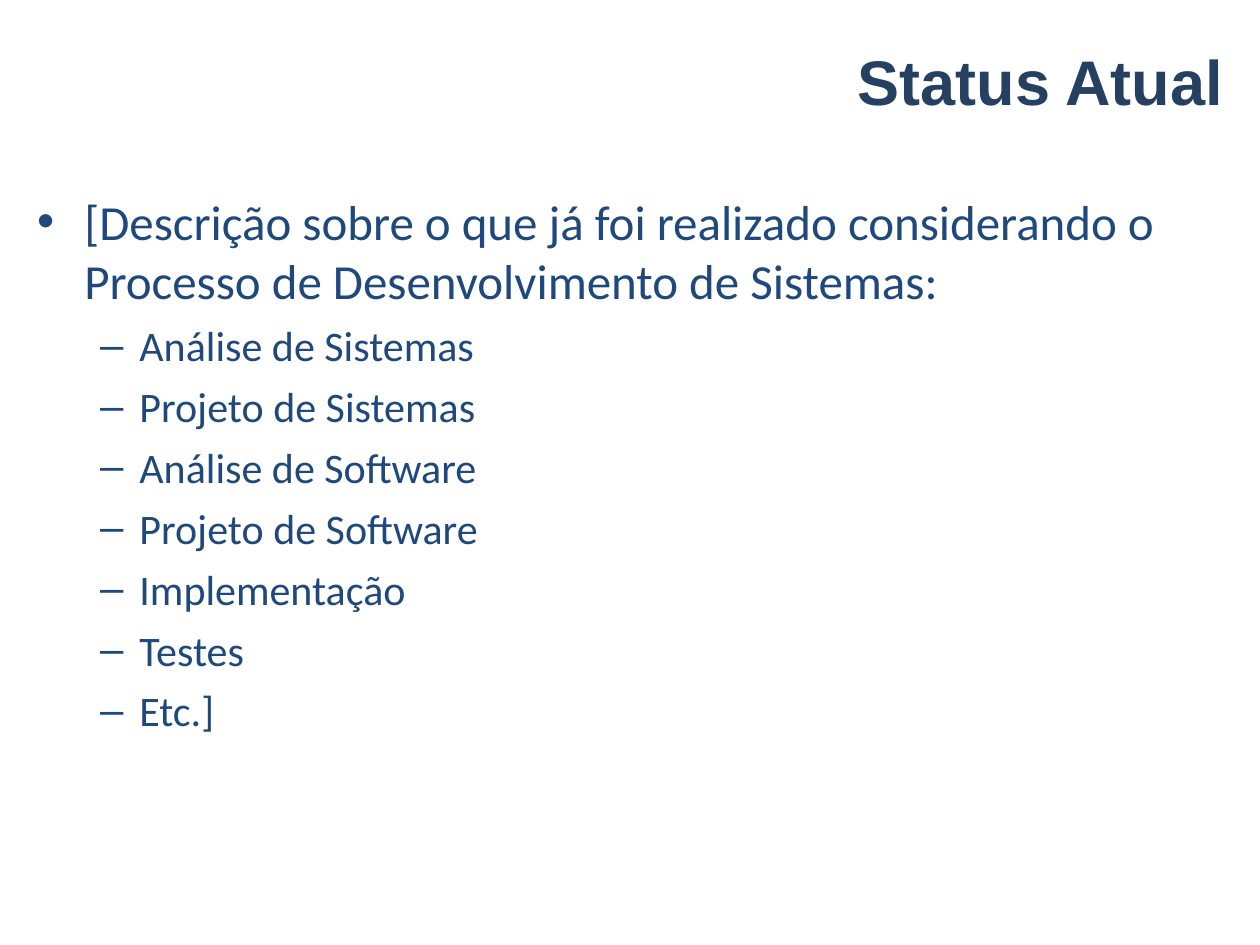
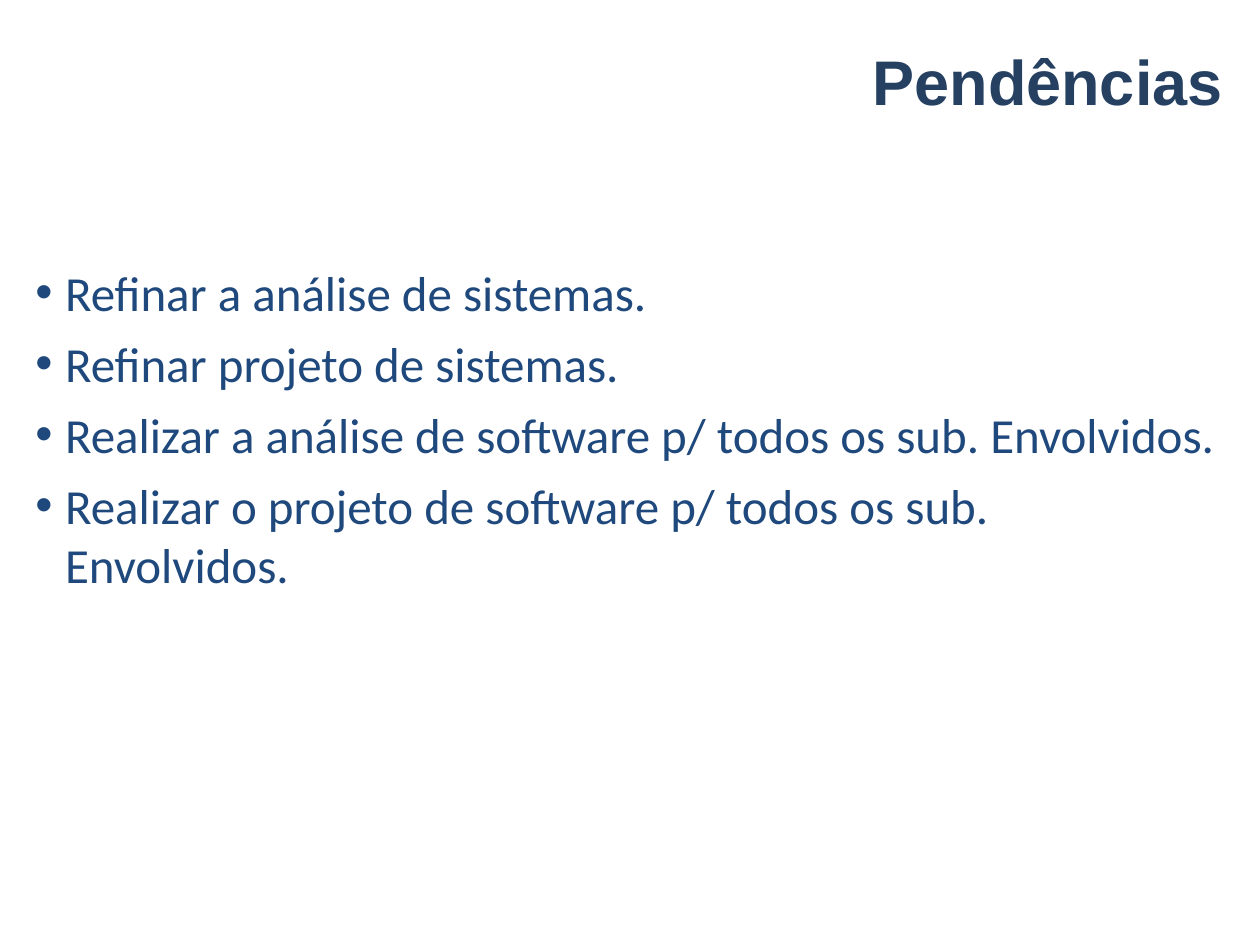
Before and after one commit to VagnerAlcantara/TCC, a slide deck: slide 9 of AnteProjeto/Apresentacao do Anteprojeto.ppt (slide 7 before the commit). Drawn at 1260x945 pixels with LibreOffice and Linux fonts; fonts in the diff are those of the drawing; background and template pictures are left out. Boxes give left, top, right and bottom in pixels: in the first picture for what was removed or moved away, otherwise in the second. Text is boxed around its words. In the diff, an @@ line names an element or a change of style, - is before the commit and + after.

Commit message:
Atualização
Atualização

```diff
--- a/AnteProjeto/Apresentacao do Anteprojeto.ppt
+++ b/AnteProjeto/Apresentacao do Anteprojeto.ppt
@@ title at [873,58,1223,106]: text changed @@
-Status Atual
+Pendências
@@ text at [65,277,1214,584]: text changed; size 24 to 28 pt @@
-• [Descrição sobre o que já foi realizado considerando o Processo de Desenvolvimento de Sistemas:
-  – Análise de Sistemas
-  – Projeto de Sistemas
-  – Análise de Software
-  – Projeto de Software
-  – Implementação
-  – Testes
-  – Etc.]
+• Refinar a análise de sistemas.
+• Refinar projeto de sistemas.
+• Realizar a análise de software p/ todos os sub. Envolvidos.
+• Realizar o projeto de software p/ todos os sub. Envolvidos.
```
Also in this commit, not shown: 2 slides added, 2 slides removed.
